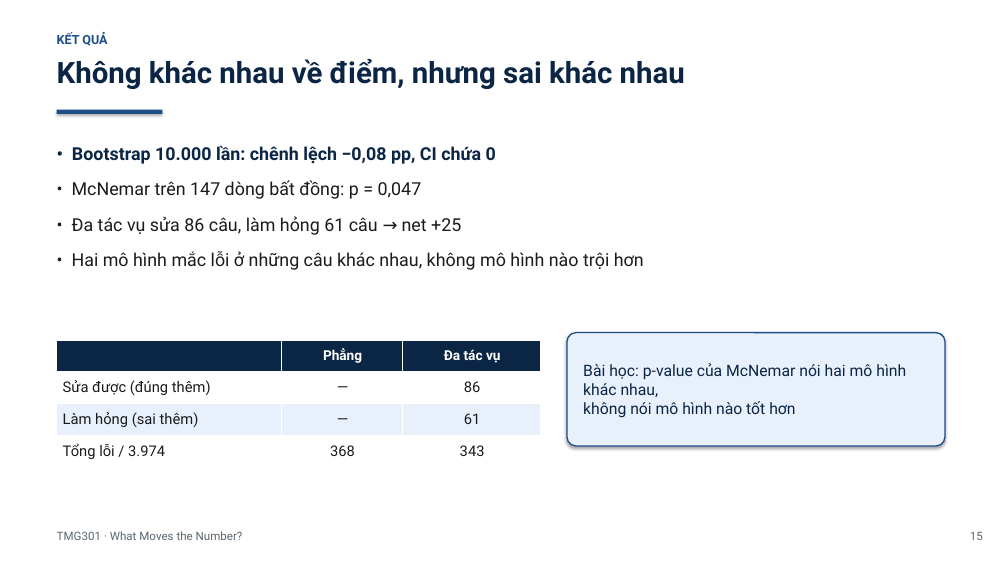
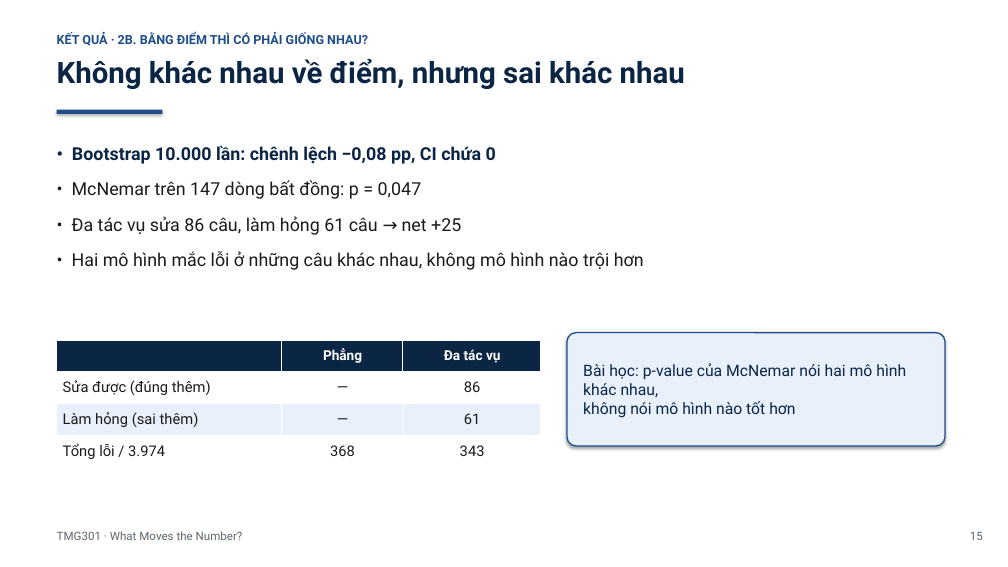
Before and after one commit to PhanBaSongToan/what-moves-the-number, a slide deck: slide 16 of slides/TMG301_What_Moves_the_Number.pptx. Drawn at 1008x567 pixels with LibreOffice and Linux fonts; fonts in the diff are those of the drawing. Boxes give left, top, right and bottom in pixels: in the first picture for what was removed or moved away, otherwise in the second. Text is boxed around its words. In the diff, an @@ line names an element or a change of style, - is before the commit and + after.

Commit message:
Deck: number the guiding question on every results slide
Each slide now carries 'Kết quả · 3. Nếu không phải kiến trúc, vậy cái gì?'
so the thread from reproduction to limitation is visible on the slide itself.

```diff
--- a/slides/TMG301_What_Moves_the_Number.pptx
+++ b/slides/TMG301_What_Moves_the_Number.pptx
@@ text at <box>57,32,368,46</box>: text changed @@
-KẾT QUẢ
+KẾT QUẢ · 2B. BẰNG ĐIỂM THÌ CÓ PHẢI GIỐNG NHAU?
```
Also in this commit, not shown: 10 other slides changed, 1 other file.
